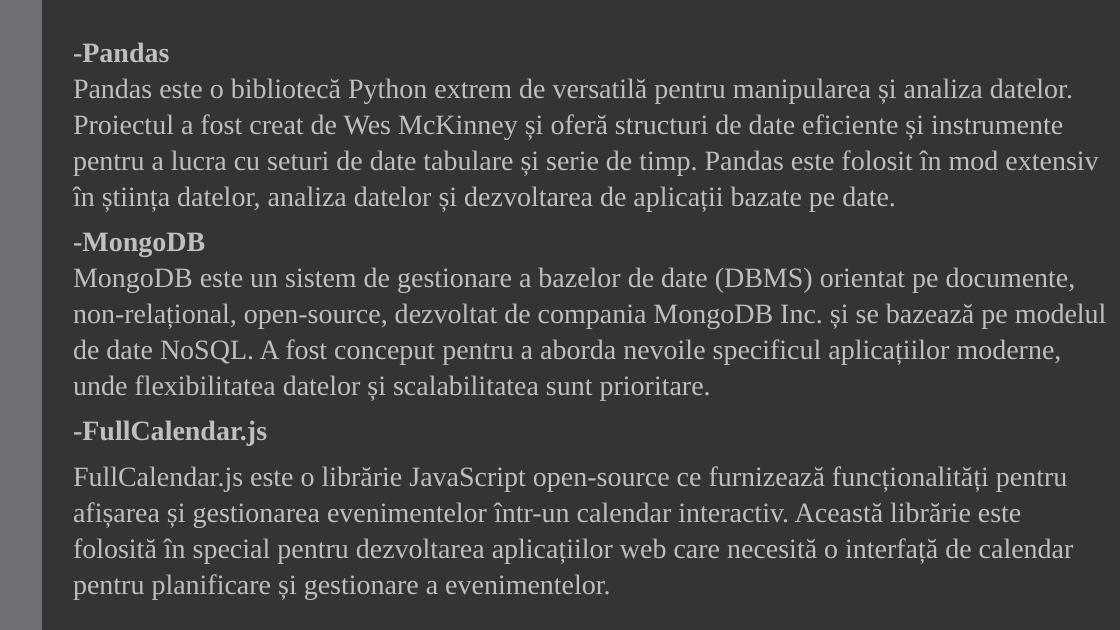
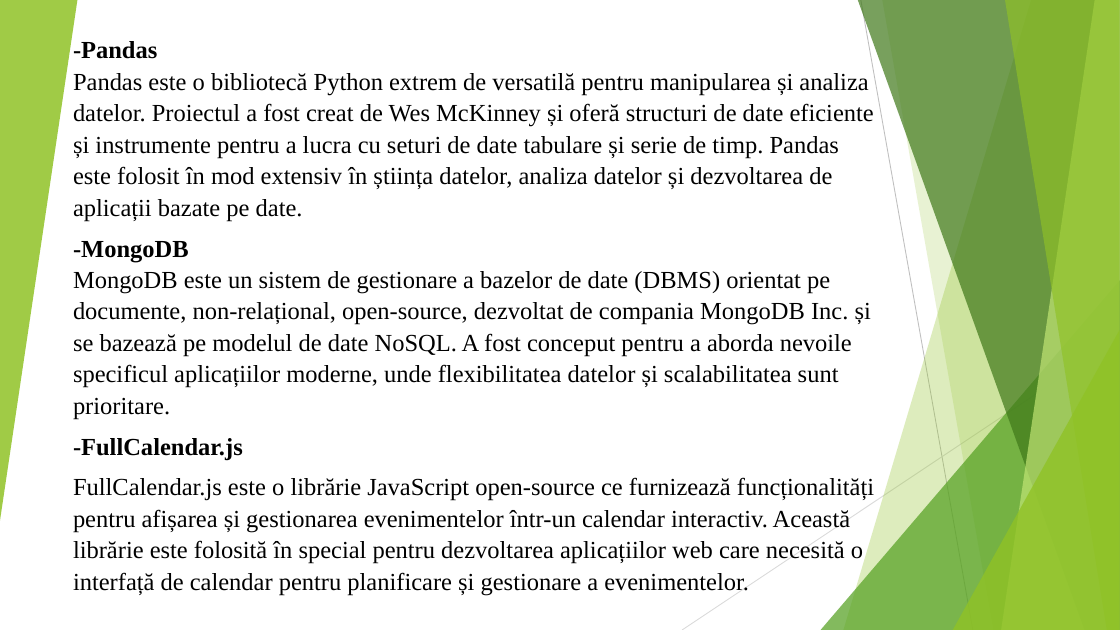
Before and after one commit to cosming20/python101project, a slide deck: slide 11 of Tracker de diabet.pptx. Drawn at 1120x630 pixels with LibreOffice and Linux fonts; fonts in the diff are those of the drawing. Boxes give left, top, right and bottom in pixels: in the first picture for what was removed or moved away, otherwise in the second. Text is boxed around its words. In the diff, an @@ line names an element or a change of style, - is before the commit and + after.

```diff
--- a/Tracker de diabet.pptx
+++ b/Tracker de diabet.pptx
@@ background #353537 to #FFFFFF @@
@@ rectangle removed at (x1=0, y1=0, x2=42, y2=630) @@
@@ group added at (x1=0, y1=0, x2=1120, y2=630): 5 freeform shapes, 3 triangles, 2 lines @@
@@ text "-Pandas Pandas este o bibliotecă ..." at (x1=73, y1=41, x2=874, y2=595): size 24 to 21 pt, text colour #BFBFBF to #000000 @@
```
Also in this commit, not shown: 11 other slides changed.
